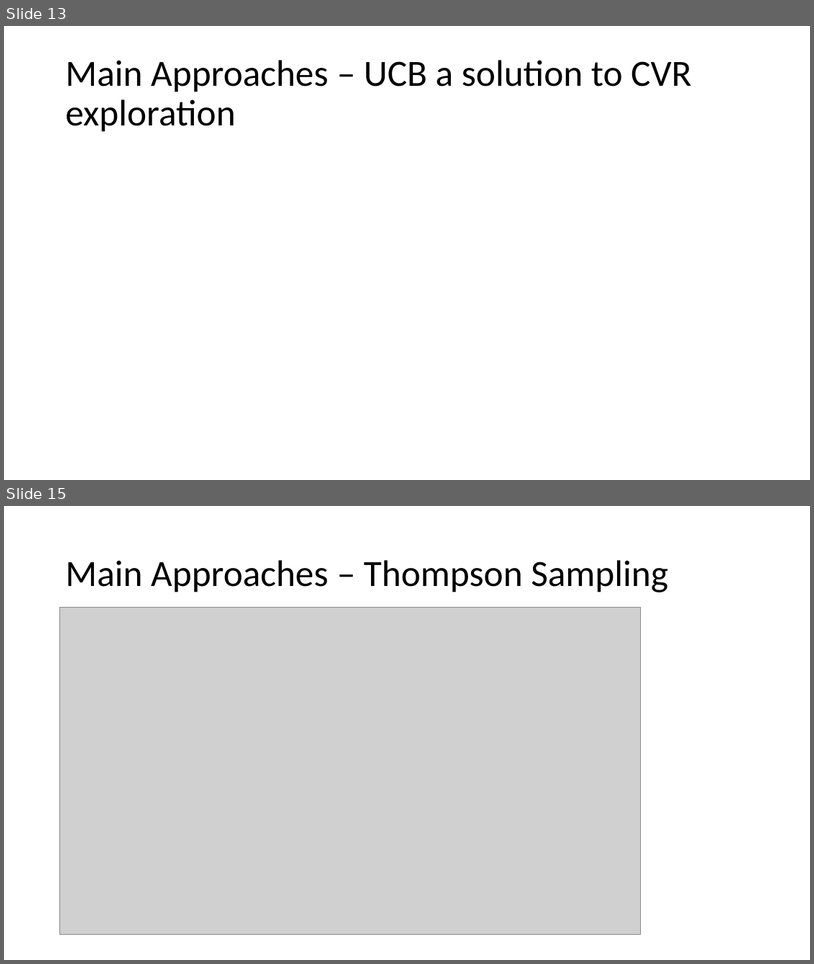
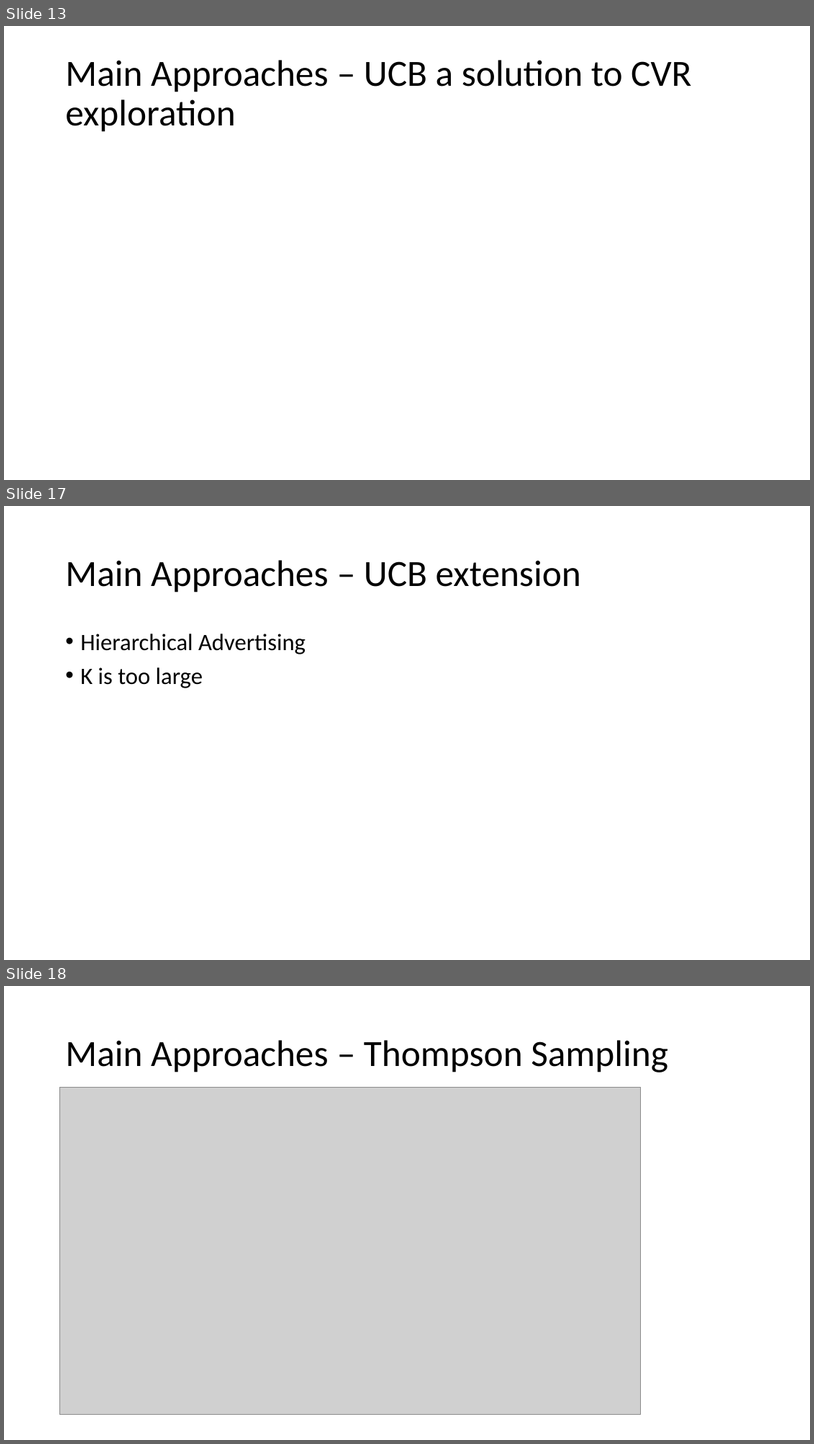
Before and after one commit to wzhe06/Ad-papers, a slide deck: Explore and Exploit/EandE.pptx. Shown one above the other, each under a label of ours: slides 13 and 15 before the commit, slides 13, 17 and 18 after it; the slides between them are not shown. The pictures are 814x964 and 814x1444 pixels, drawn with LibreOffice and Linux fonts; fonts in the diff are those of the drawing; grey boxes stand for pictures. Boxes give left, top, right and bottom in pixels: in the first picture for what was removed or moved away, otherwise in the second. Text is boxed around its words. In the diff, an @@ line names an element or a change of style, - is before the commit and + after.

```diff
--- a/Explore and Exploit/EandE.pptx
+++ b/Explore and Exploit/EandE.pptx
@@ slide 17 added at (x1=4, y1=506, x2=810, y2=960), background #FFFFFF @@
@@ title added at (x1=65, y1=560, x2=581, y2=592), 44 pt, text #000000 @@
+Main Approaches – UCB extension
@@ text added at (x1=80, y1=633, x2=306, y2=688), 28 pt, text #000000 @@
+• Hierarchical Advertising
+• K is too large
@@ what was slide 15 is now slide 18 @@
```
Also in this commit, not shown: 3 slides changed, 5 other slides added, 1 other file.
